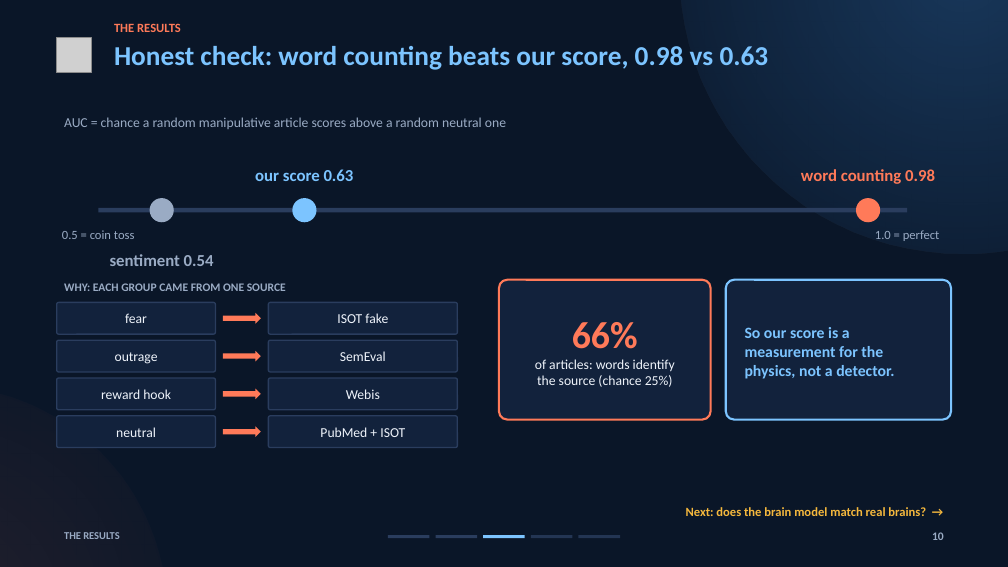
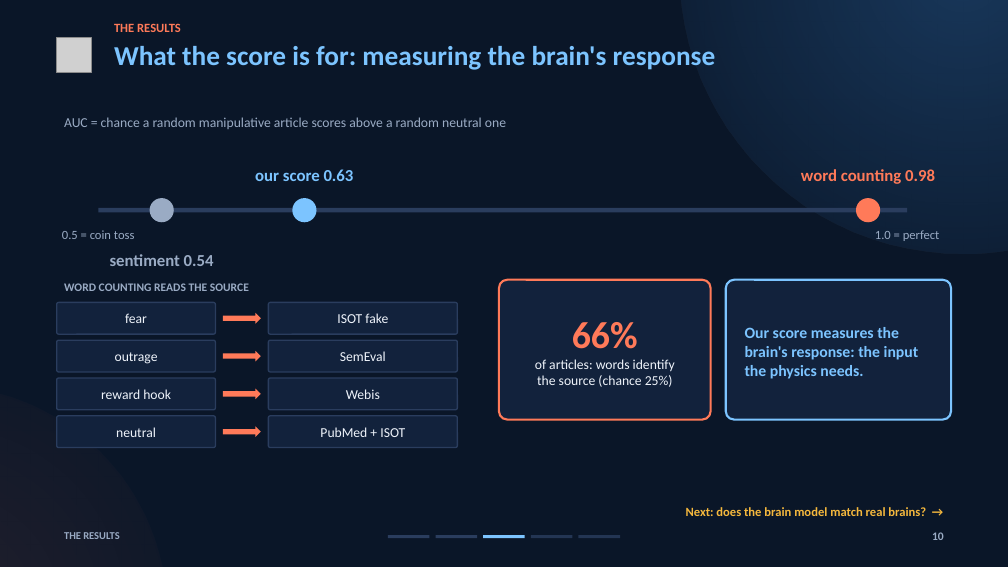
Before and after one commit to brn-mwai/monarch, a slide deck: slide 10 of docs/defence/Monarch_Defence_Deck_Script.pptx. Drawn at 1008x567 pixels with LibreOffice and Linux fonts; fonts in the diff are those of the drawing; grey boxes stand for pictures. Boxes give left, top, right and bottom in pixels: in the first picture for what was removed or moved away, otherwise in the second. Text is boxed around its words. In the diff, an @@ line names an element or a change of style, - is before the commit and + after.

```diff
--- a/docs/defence/Monarch_Defence_Deck_Script.pptx
+++ b/docs/defence/Monarch_Defence_Deck_Script.pptx
@@ text at bbox=[114, 46, 716, 70]: text changed @@
-Honest check: word counting beats our score, 0.98 vs 0.63
+What the score is for: measuring the brain's response
@@ text at bbox=[64, 283, 249, 291]: text changed @@
-WHY: EACH GROUP CAME FROM ONE SOURCE
+WORD COUNTING READS THE SOURCE
@@ text at bbox=[745, 327, 919, 379]: text changed @@
-So our score is a measurement for the physics, not a detector.
+Our score measures the brain's response: the input the physics needs.
```
Also in this commit, not shown: 6 other slides changed, 46 other files.
